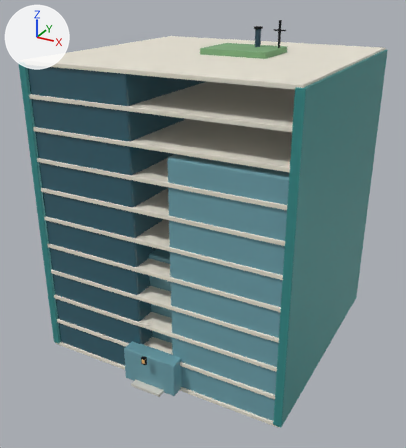
The glTF model assets/models/realistic/OFF_MID_3x3_003.glb as it was, and as the next commit left it.
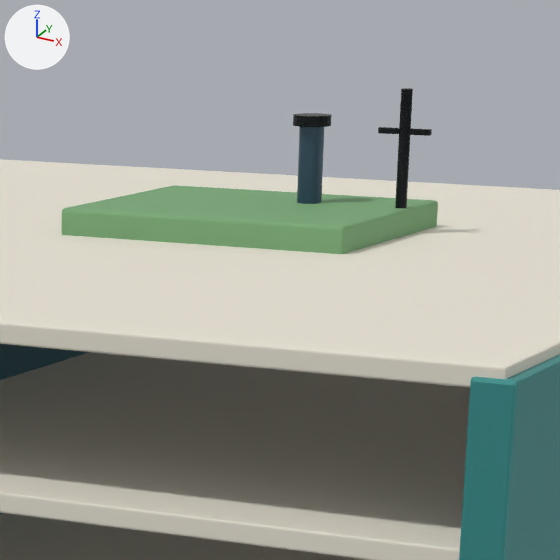
Each version appears first whole from a 50 mm lens placed at (5.2, -10.04, 7.39), pointed at (-0.02, -0.54, 2.64), and next in a close-up on the part from 46% to 78% of the width and 0% to 29% of the height. Every picture has the same lights, and +X, +Y and +Z are marked at upper left. The first two pictures are the older version. Objects named as collision shapes, trigger or cutter boxes, shadow casters or lower levels of detail are left out. Where no turn or scale is listed for an object, it has been applied to the vertices. Vertices at exactly the same position are counted once.

Names of what the first close-up shows: 'OFF_MID_3x3_003_Visual'.
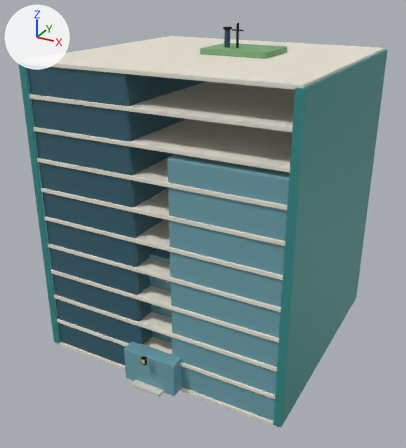
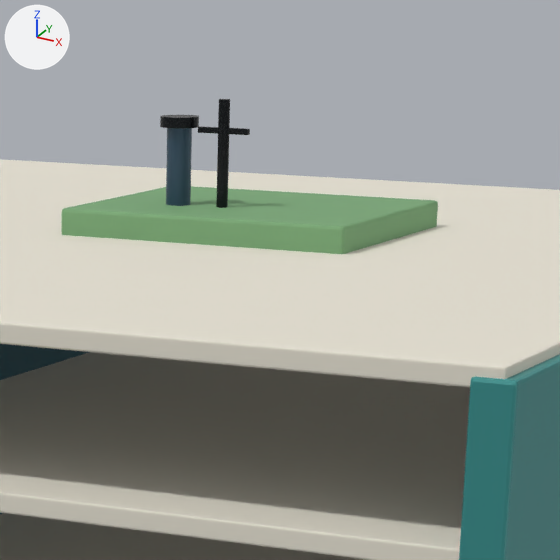
Where the newer file only moved an object's origin or applied its transform, the numbers keep the older frame.

Changed parts and their boxes (x1, y1, x2, y2) in the close-ups (560 x 560 px; the box of a moved part takes in the faces that stretch with it):
'OFF_MID_3x3_003_Visual', reshaped: before (0, 88, 560, 560); after (0, 99, 560, 560)
part 1 of me_cube, moved or reshaped: before (293, 113, 332, 127); after (160, 115, 199, 129)
part 2 of me_cube, moved or reshaped: before (395, 88, 413, 208); after (216, 99, 230, 208)
part 3 of me_cube, moved or reshaped: before (378, 127, 432, 136); after (198, 126, 250, 135)
part 4 of me_cube, moved or reshaped: before (297, 127, 324, 204); after (166, 128, 192, 206)

What changed in the scene script:
```text
Change me_cube:
    used by ob_off_mid_3x3_003_visual; location = (-1.456, 0.0, 3.0)
    remove me_cube.from_pydata(...)  # 1376 vertices, 2652 faces; spans x -1.22..4.14, y -2.94..2.55, z -3.04..3.64
    add me_cube.from_pydata(...)  # 1376 vertices, 2652 faces; spans x -1.22..4.14, y -2.94..2.55, z -3.04..3.6
    me_cube part 1: the loose piece of 48 vertices spanning x 2.01..2.18, y 0.35..0.52, z 3.48..3.52 is moved by (-0.48, -0.35, 0.0)
    me_cube part 2: the loose piece of 48 vertices spanning x 2.51..2.56, y 0.41..0.46, z 3.15..3.64 is scaled about its middle by (1, 1, 0.909), then moved by (-0.71, -0.35, -0.02)
    me_cube part 3: the loose piece of 56 vertices spanning x 2.42..2.66, y 0.43..0.45, z 3.46..3.48 is moved by (-0.71, -0.35, 0.0)
    me_cube part 4: the loose piece of 48 vertices spanning x 2.04..2.15, y 0.38..0.49, z 3.15..3.49 is moved by (-0.48, -0.35, 0.0)
```
